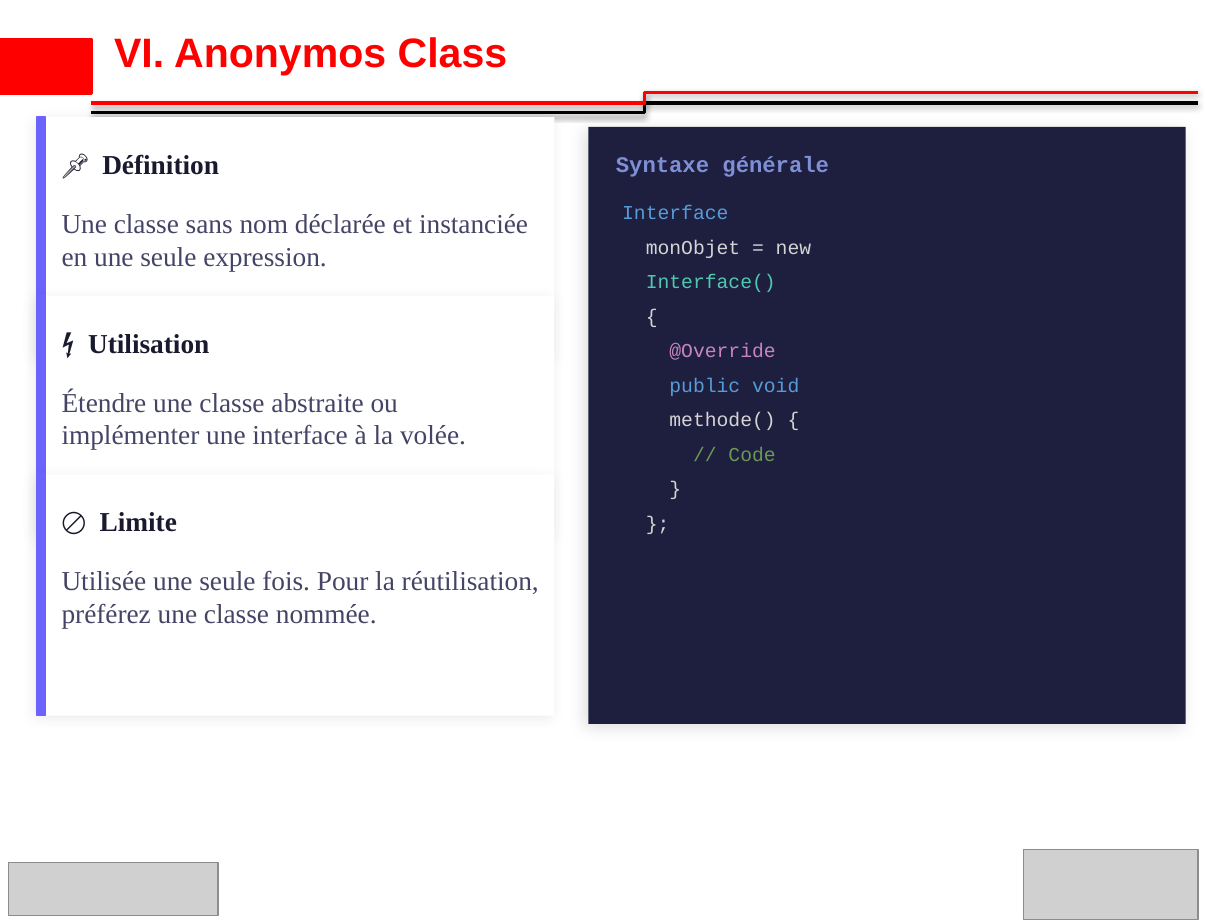
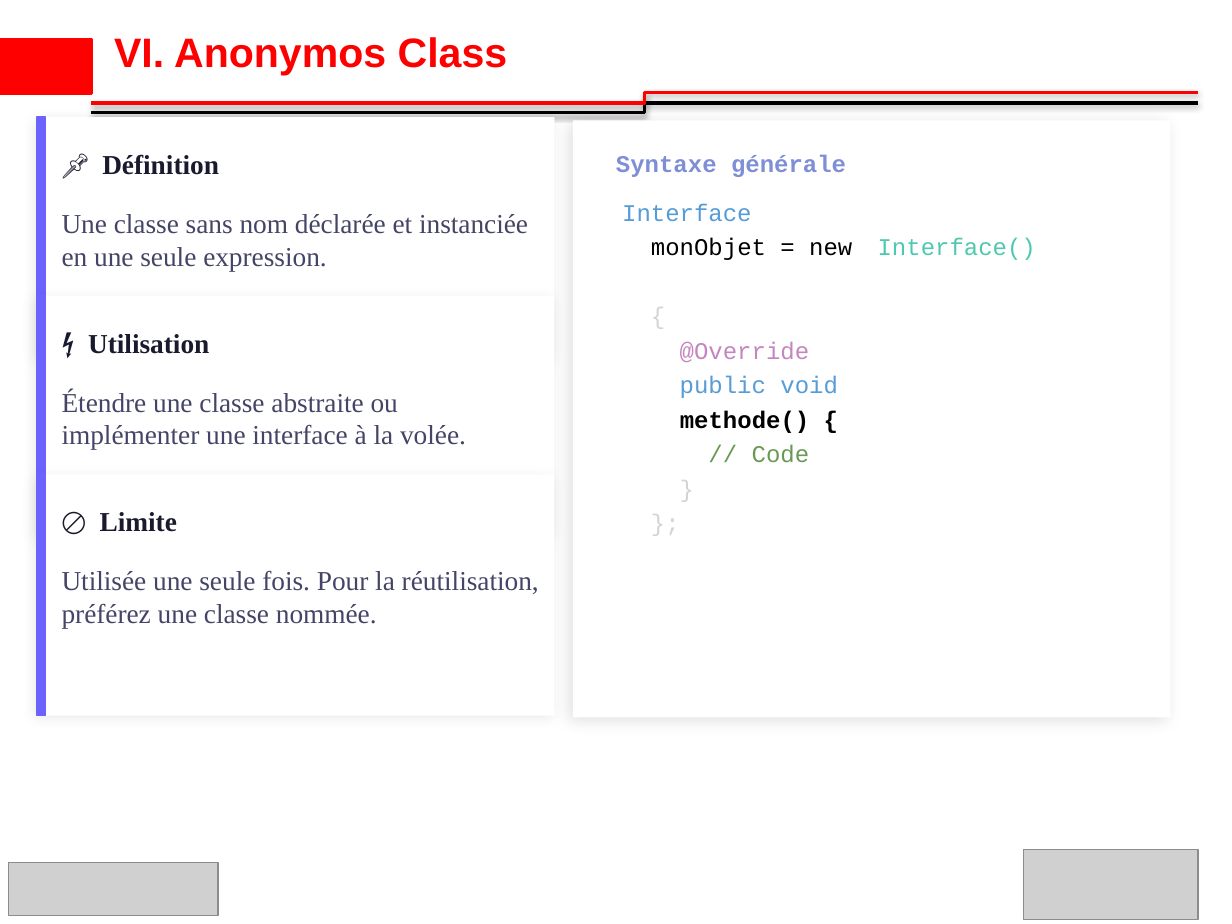
Before and after one commit to ibrahimsava/Osis-training-in-java, a slide deck: slide 20 of osis_presentation_Ibrahim_SAVADOGO_S3.pptx. Drawn at 1232x924 pixels with LibreOffice and Linux fonts; fonts in the diff are those of the drawing; grey boxes stand for pictures; background and template pictures are left out. Boxes give left, top, right and bottom in pixels: in the first picture for what was removed or moved away, otherwise in the second. Text is boxed around its words. In the diff, an @@ line names an element or a change of style, - is before the commit and + after.

```diff
--- a/osis_presentation_Ibrahim_SAVADOGO_S3.pptx
+++ b/osis_presentation_Ibrahim_SAVADOGO_S3.pptx
@@ rectangle: place and size @@
-rectangle at <box>588,127,1185,724</box>
+rectangle at <box>573,121,1170,718</box>
@@ rectangle at <box>573,121,1170,718</box>: fill #1E1E3F to #FFFFFF @@
@@ text "Syntaxe générale" at <box>616,155,846,177</box>: size 13 to 14 pt @@
@@ text "monObjet = new" at <box>651,238,852,260</box>: size 11.5 to 14 pt, text colour #D4D4D4 to #000000 @@
@@ size 11.5 to 14 pt in 8 elements at <box>622,203,751,221</box>, <box>680,341,809,362</box>, <box>680,376,838,398</box>, <box>752,445,810,463</box>, <box>622,288,1183,342</box>, <box>622,461,1183,515</box>, <box>622,495,1183,549</box>, <box>878,238,1036,260</box> @@
@@ text "Interface()": place and size @@
-text "Interface()" at <box>646,274,776,292</box>
+text "Interface()" at <box>878,238,1036,260</box>
@@ text "methode() {" at <box>680,410,809,433</box>: size 11.5 to 14 pt, text colour #D4D4D4 to #000000, bold on @@
```
Also in this commit, not shown: 8 other slides changed.
